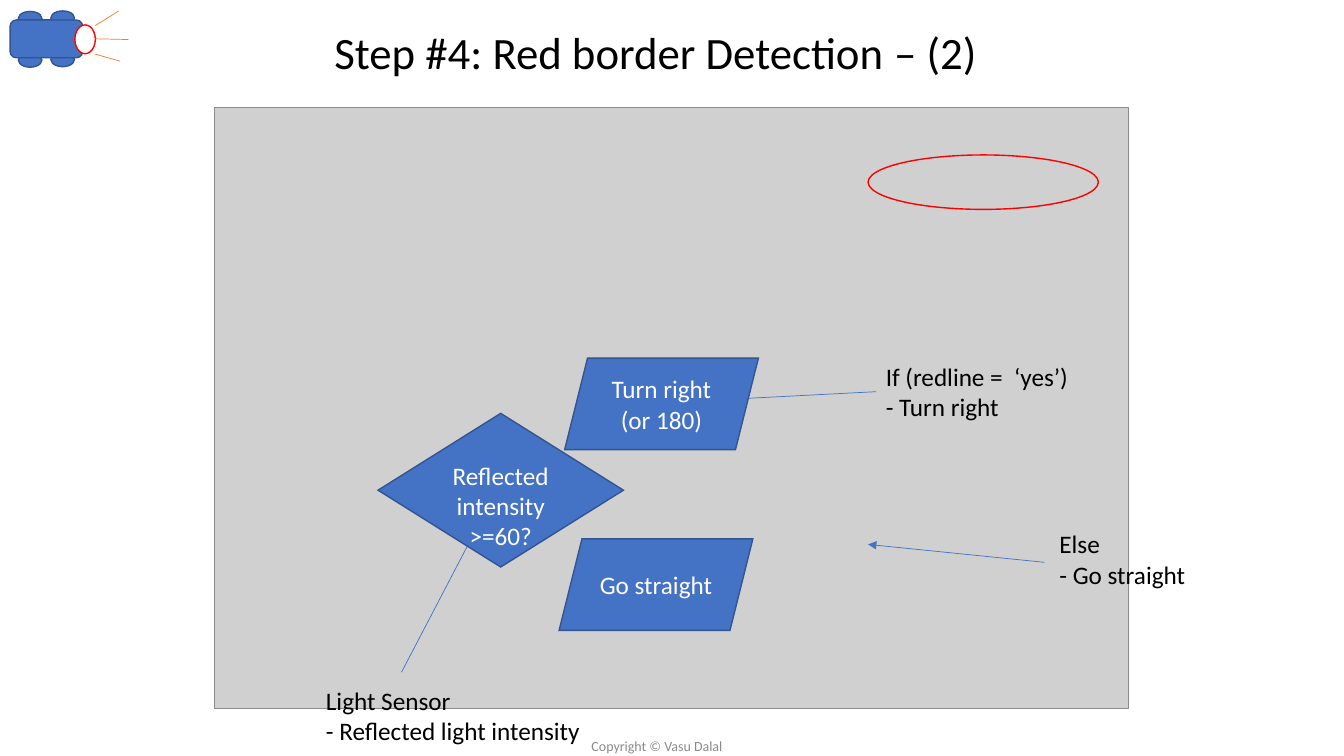
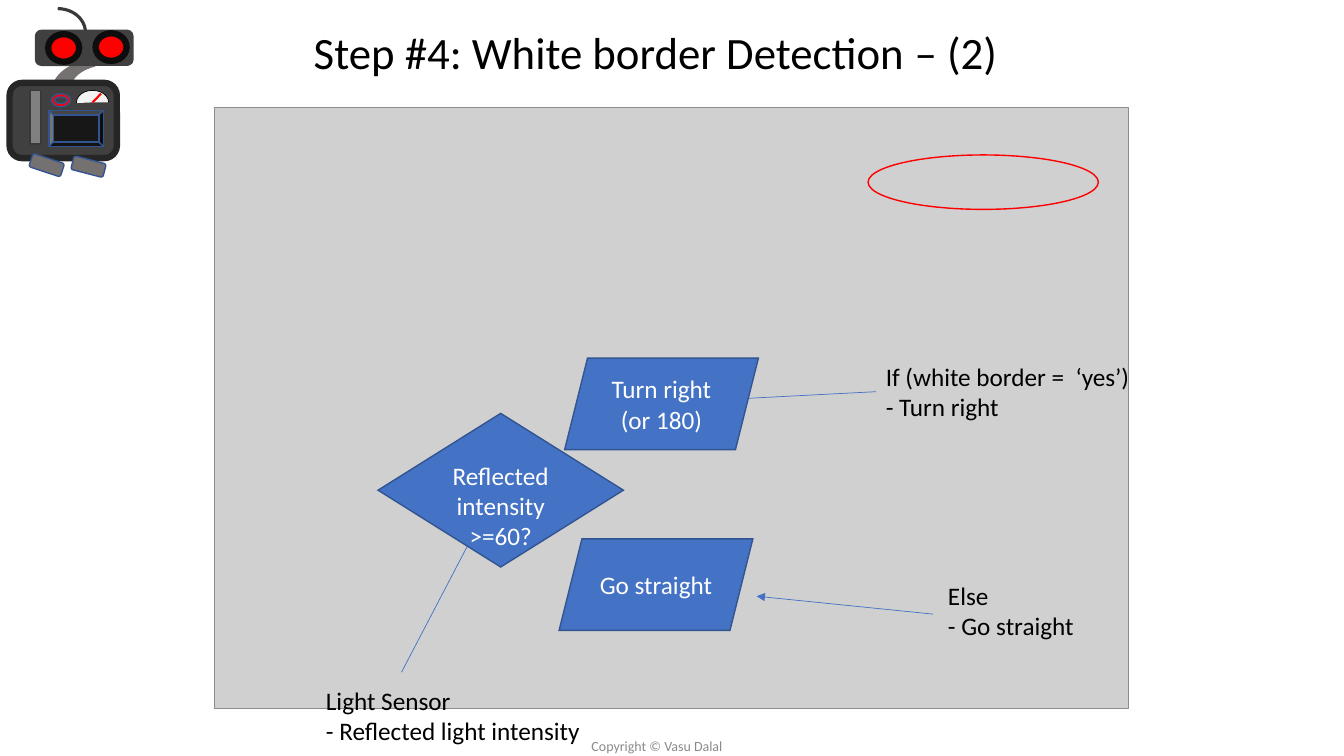
Before and after one commit to vdalal/lego-ev3, a slide deck: slide 17 of Introduction to Lego EV3-v0.2.pptx. Drawn at 1344x756 pixels with LibreOffice and Linux fonts; fonts in the diff are those of the drawing; grey boxes stand for pictures. Boxes give left, top, right and bottom in pixels: in the first picture for what was removed or moved away, otherwise in the second. Text is boxed around its words. In the diff, an @@ line names an element or a change of style, - is before the commit and + after.

```diff
--- a/Introduction to Lego EV3-v0.2.pptx
+++ b/Introduction to Lego EV3-v0.2.pptx
@@ rounded rectangle: place and size @@
-rounded rectangle at [10,20,83,58]
+rounded rectangle at [35,30,133,66]
@@ rounded rectangle at [35,30,133,66]: fill #4472C4 to #404040; outline #325491 1 pt to #404040 1 pt @@
@@ ellipse: place and size @@
-ellipse at [75,25,95,54]
+ellipse at [48,34,80,62]
@@ ellipse at [48,34,80,62]: fill #FFFFFF to #FF0000; outline #FF0000 1 pt to #0D0D0D 4.5 pt @@
@@ group removed at [18,11,128,68]: 3 ellipses, 3 lines @@
@@ ellipse: place and size @@
-ellipse at [50,52,74,67]
+ellipse at [96,33,127,60]
@@ ellipse at [96,33,127,60]: fill #4472C4 to #FF0000; outline #325491 1 pt to #0D0D0D 4.5 pt @@
@@ title at [314,36,997,77]: text changed @@
-Step #4: Red border Detection – (2)
+Step #4: White border Detection – (2)
@@ group added at [10,9,134,177]: 6 arc (boxed as its full ellipse)s, 3 rounded rectangles, 1 line, 1 rectangle, 1 bevel, 1 donut @@
@@ text at [886,365,1130,392]: text changed @@
-If (redline = ‘yes’)
+If (white border = ‘yes’)
@@ arrow moved from (1045, 563) - (868, 544) to (933, 614) - (757, 596) @@
@@ text "Else": place and size @@
-text "Else" at [1059,535,1185,590]
+text "Else" at [948,587,1073,640]
```
Also in this commit, not shown: 21 other slides changed, 1 slide removed.
